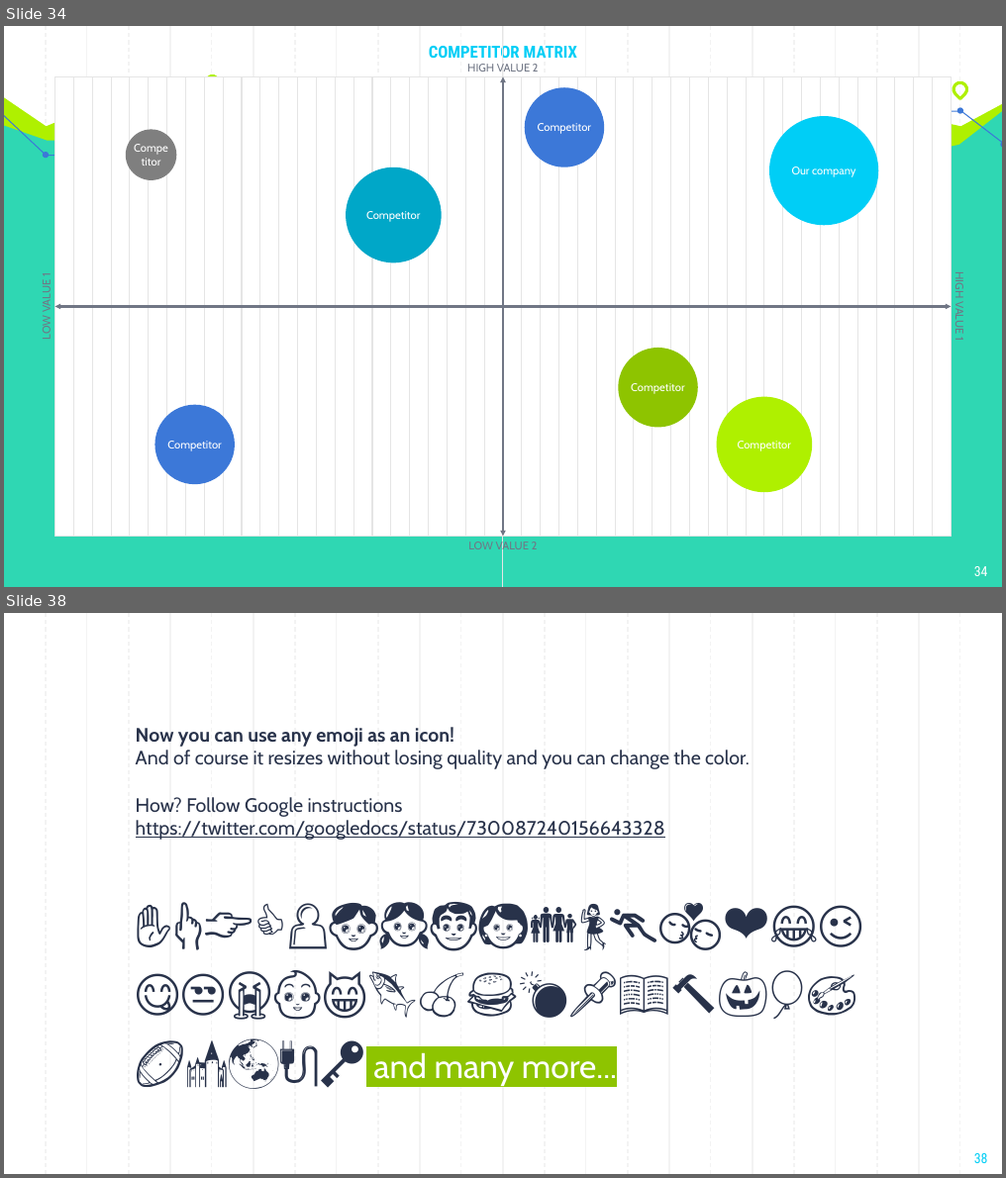
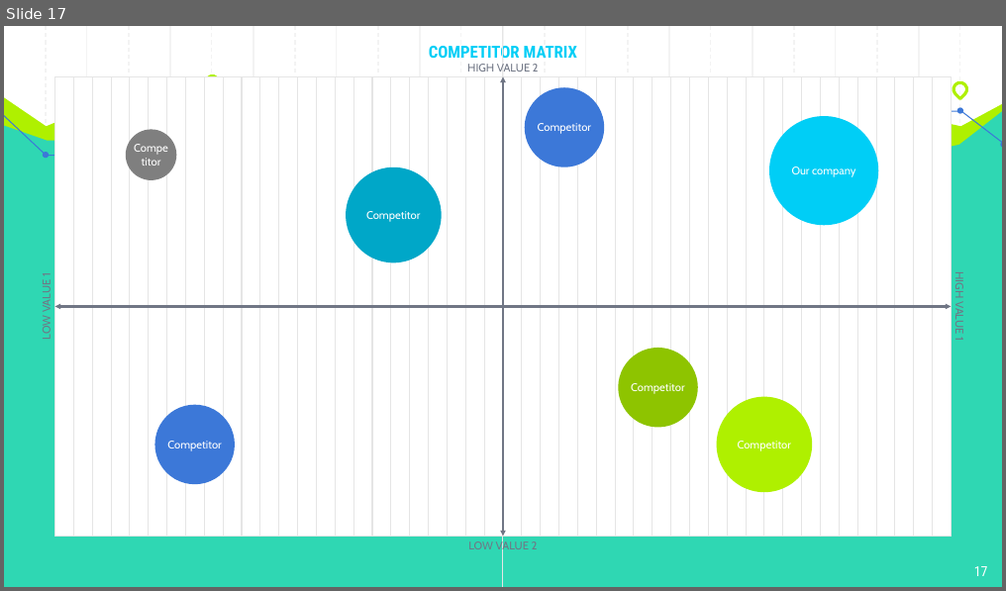
Before and after one commit to fionacarson/final_project_phs_stroke, a slide deck: presentation/Quince · SlidesCarnival updated.pptx. Shown one above the other, each under a label of ours: slides 34 and 38 before the commit, slide 17 after it; the slides between them are not shown. The pictures are 1006x1178 and 1006x591 pixels, drawn with LibreOffice and Linux fonts; fonts in the diff are those of the drawing. Boxes give left, top, right and bottom in pixels: in the first picture for what was removed or moved away, otherwise in the second. Text is boxed around its words. In the diff, an @@ line names an element or a change of style, - is before the commit and + after.

```diff
--- a/presentation/Quince · SlidesCarnival updated.pptx
+++ b/presentation/Quince · SlidesCarnival updated.pptx
@@ slide 38 removed at (4,613,1002,1174), background #FFFFFF; not listed: 23 template elements that a slide beside it also shows @@
@@ text removed at (136,727,749,840) @@
-Now you can use any emoji as an icon!
-And of course it resizes without losing quality and you can change the color.
-How? Follow Google instructions https://twitter.com/googledocs/status/730087240156643328
@@ text removed at (373,1053,617,1086) @@
-✋👆👉👍👤👦👧👨👩👪💃🏃💑❤😂😉😋😒😭👶😸🐟🍒🍔💣📌📖🔨🎃🎈🎨🏈🏰🌏🔌🔑 and many more...
@@ page number removed at (974,1154,988,1163) @@
-38
@@ what was slide 34 is now slide 17 @@
@@ page number at (974,567,988,576): text changed @@
-34
+17
```
Also in this commit, not shown: 4 slides changed, 21 other slides removed, 28 other files.
